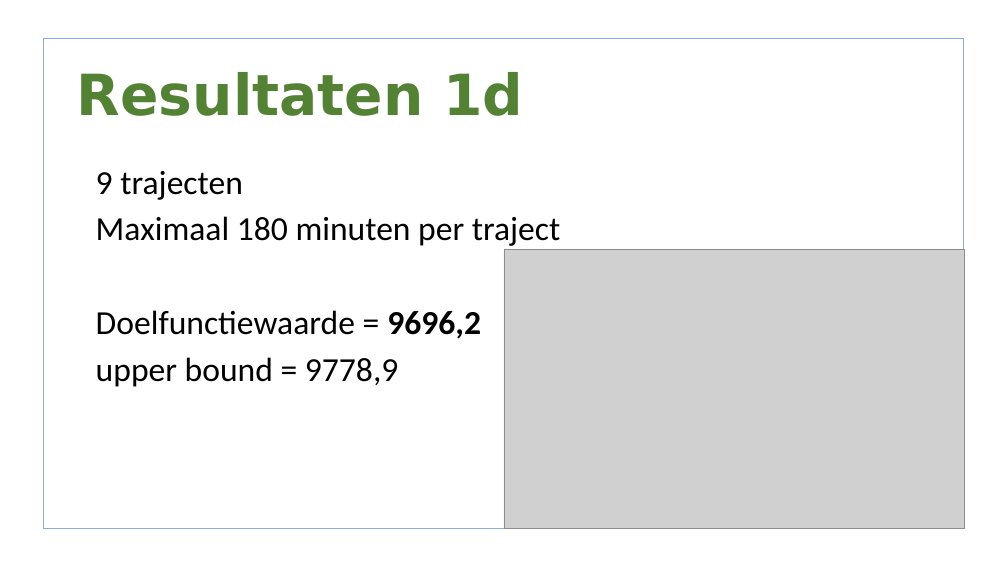
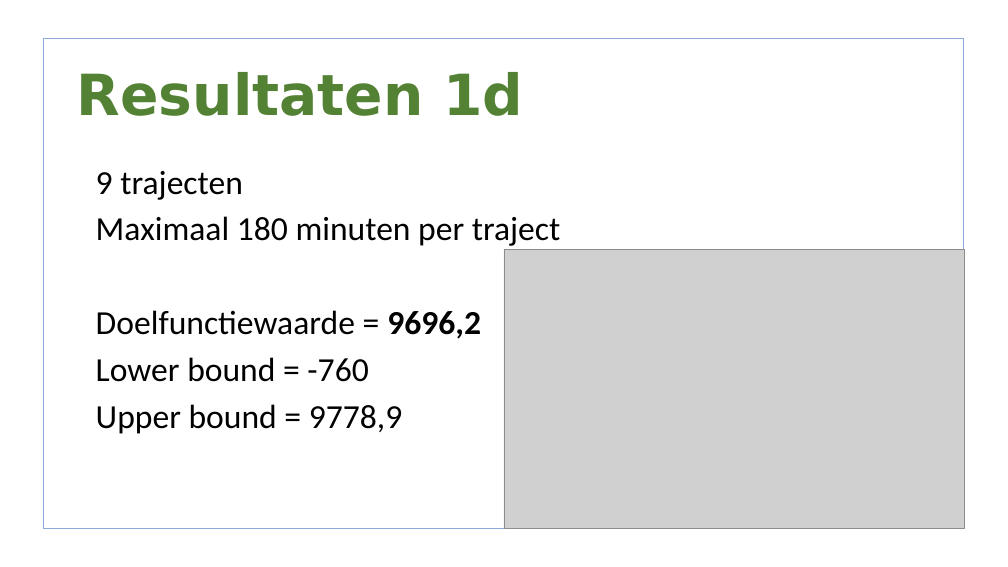
Before and after one commit to lisa259/RailNL, a slide deck: slide 13 of presentaties/Presentation 4.odp. Drawn at 1008x567 pixels with LibreOffice and Linux fonts; fonts in the diff are those of the drawing; grey boxes stand for pictures; background and template pictures are left out. Boxes give left, top, right and bottom in pixels: in the first picture for what was removed or moved away, otherwise in the second. Text is boxed around its words. In the diff, an @@ line names an element or a change of style, - is before the commit and + after.

```diff
--- a/presentaties/Presentation 4.odp
+++ b/presentaties/Presentation 4.odp
@@ text at [96,357,402,434]: text changed @@
-• upper bound = 9778,9
+• Lower bound = -760
+• Upper bound = 9778,9
```
Also in this commit, not shown: 12 other slides changed.
